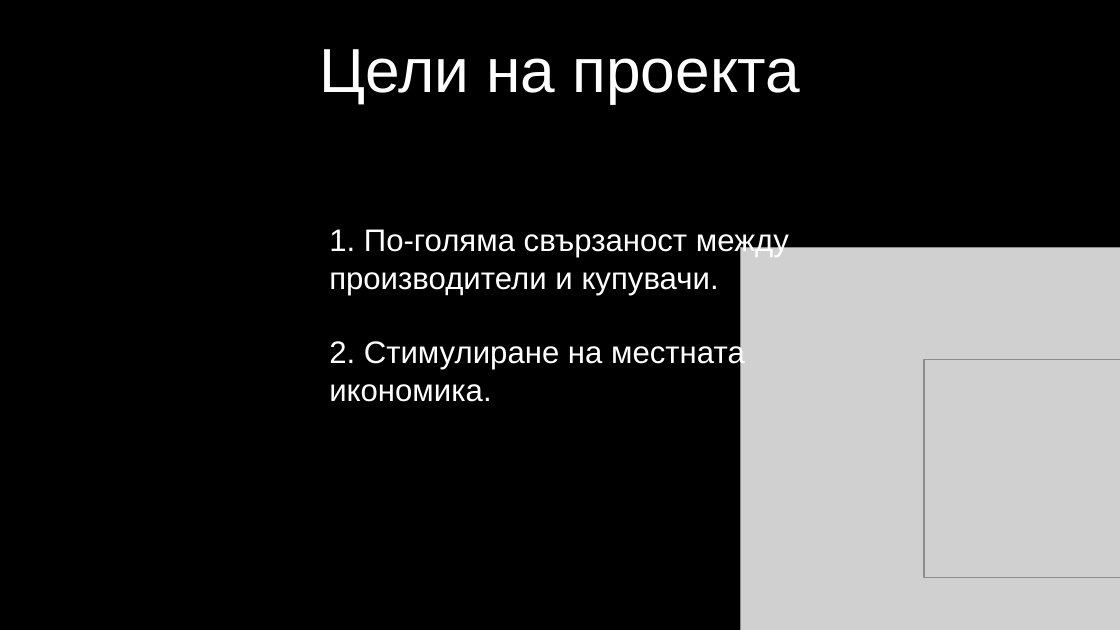
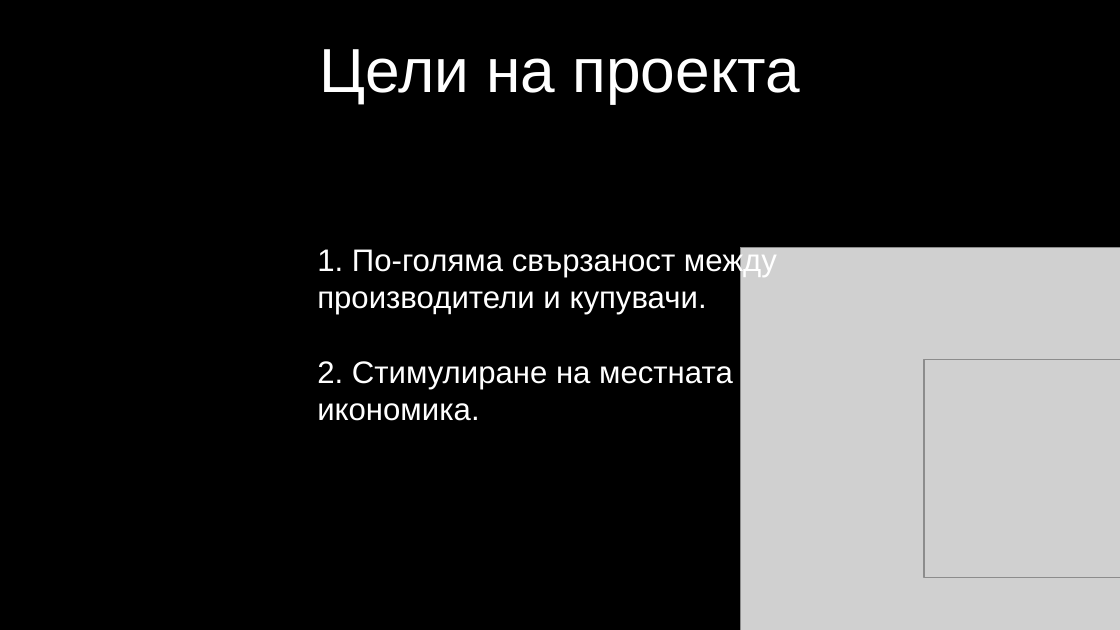
Before and after one commit to KrisD16/HackTUES128velit, a slide deck: slide 3 of presentation_hacktues.pptx (slide 2 before the commit). Drawn at 1120x630 pixels with LibreOffice and Linux fonts; fonts in the diff are those of the drawing; grey boxes stand for pictures; background and template pictures are left out. Boxes give left, top, right and bottom in pixels: in the first picture for what was removed or moved away, otherwise in the second. Text is boxed around its words. In the diff, an @@ line names an element or a change of style, - is before the commit and + after.

```diff
--- a/presentation_hacktues.pptx
+++ b/presentation_hacktues.pptx
@@ text "1. По-голяма свързаност между производители ..." moved from (x1=329, y1=229, x2=789, y2=402) to (x1=317, y1=246, x2=777, y2=421) @@
```
Also in this commit, not shown: 3 other slides changed, 2 slides added, 2 slides removed.
